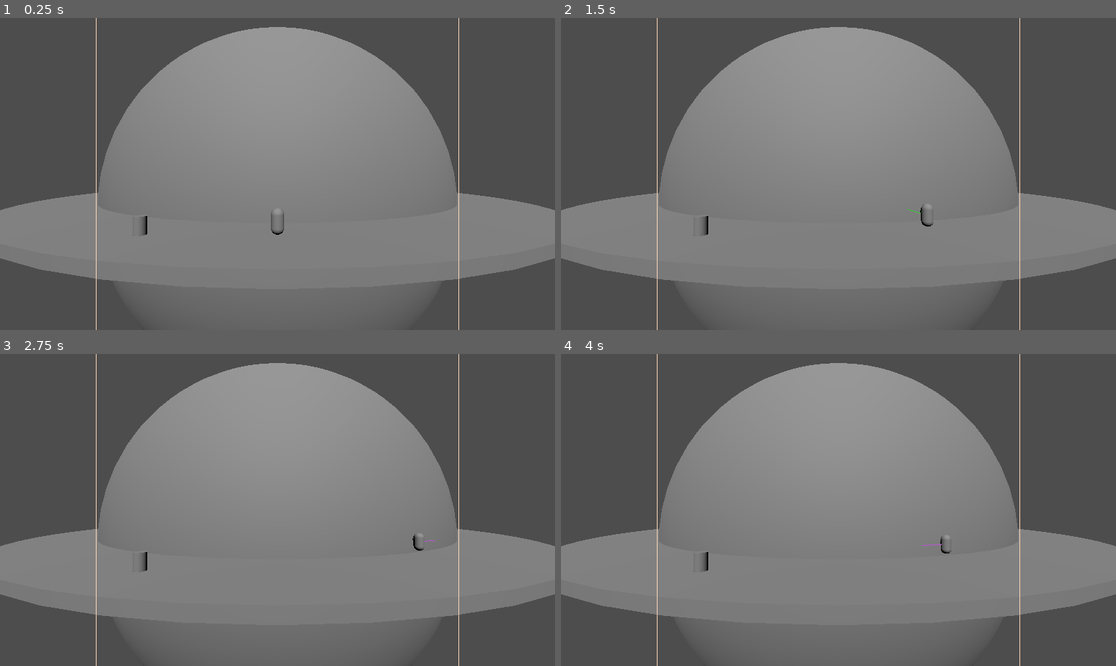
Above: before the commit, frames 1-4 (two rows, left to right).
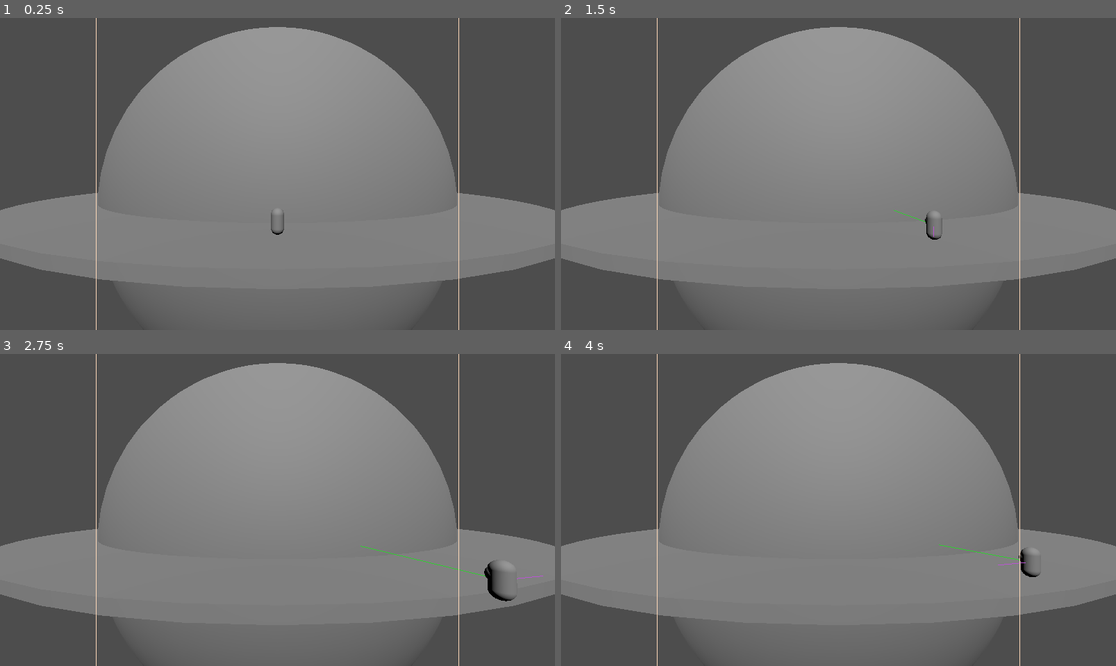
Above: after the commit, the same moments.

Repository: leesgrey/planet
Game: Godot game, scene res://node_3d.tscn
The game is run twice, just before and just after one commit, with the same random seed, the same clock (stepped at 60 frames per second) and the same inputs.
Inputs:
- Up to frame 1 (0.25 s): no input
- Up to frame 2 (1.5 s): tap Enter at 0.5 s; hold D (move_right) 0.53-1.28 s; hold S (move_down) from 1.28 s (still down)
- Up to frame 3 (2.75 s): release S (move_down) at 2.03 s; hold D (move_right) from 2.03 s (still down)
- Up to frame 4 (4 s): release D (move_right) at 2.78 s; hold W (move_up) 2.78-3.53 s; hold A (move_left) from 3.53 s (still down)

The runs differ from the first frame. In frame 1, less than 0.1% of the frame differs, in the area x 23-27%, y 63-70%; in frame 2, 0.2%; in frame 3, 0.5%, in the area x 23-98%, y 57-80%; in frame 4, 0.3%.

Commit message:
fix up down movement

Diff:
--- a/Scripts/camera.gd
+++ b/Scripts/camera.gd
@@ -4,6 +4,7 @@
 @export var margin: float
 @export var debug: CameraDebugControl
 @export var camera: Camera3D
+@export var planet: MeshInstance3D
 
 
 func _ready():
@@ -11,9 +12,7 @@
 
 
 func _physics_process(_delta):
-	var screen_size: Vector2 = DisplayServer.window_get_size()
-	var player_on_screen = camera.unproject_position(player_node.position)
-	if player_on_screen.x < margin:
-		rotate_y(-0.01)  # @todo calculate from player velocity
-	elif player_on_screen.x > screen_size.x - margin:
-		rotate_y(0.01)  # @todo calculate from player velocity
+	var dist_from_origin = position.distance_to(Vector3(0, 0, 0))
+	var planet_radius = planet.mesh.radius
+	var angle = asin(planet_radius / dist_from_origin) * 2
+	print(angle)
--- a/Scripts/character.gd
+++ b/Scripts/character.gd
@@ -10,6 +10,7 @@
 func _physics_process(_delta):
 	var direction = Vector3.ZERO
 
+	#  @todo: change to input axis, combine
 	if Input.is_action_pressed("move_right"):
 		var to_origin: Vector3 = position - to_local(Vector3(0, 0, 0))
 		direction += Vector3.UP.cross(to_origin.normalized())
@@ -19,24 +20,14 @@
 		direction += Vector3.UP.cross(from_origin.normalized())
 
 	if Input.is_action_pressed("move_up"):
-		var screen_position = camera.unproject_position(position)
-		print("screen position: " + str(screen_position))
-		var from_center = screen_position.x - (DisplayServer.window_get_size().x / 2.)
-		print("from center: " + str(from_center))
-		var camera_direction = camera.get_global_transform().basis.z
-		camera_direction.y = 0
-		print("camera direction: " + str(camera_direction))
-		direction += camera_direction.rotated(Vector3(0, 1, 0), from_center * 0.1)
+		var to_camera = position - camera.position
+		to_camera.y = 0
+		direction += to_camera.normalized()
 
 	if Input.is_action_pressed("move_down"):
-		var screen_position = camera.unproject_position(position)
-		print("screen position: " + str(screen_position))
-		var from_center = screen_position.x - (DisplayServer.window_get_size().x / 2.)
-		print("from center: " + str(from_center))
-		var camera_direction = camera.get_global_transform().basis.z
-		camera_direction.y = 0
-		print("camera direction: " + str(camera_direction))
-		direction += -camera_direction.rotated(Vector3(0, 1, 0), from_center * 0.1)
+		var from_camera = camera.position - position
+		from_camera.y = 0
+		direction += from_camera.normalized()
 
 	velocity = direction * speed
 	move_and_slide()
--- a/node_3d.tscn
+++ b/node_3d.tscn
@@ -11,8 +11,6 @@
 
 [sub_resource type="SphereShape3D" id="SphereShape3D_r3fl7"]
 radius = 40.0
-
-[sub_resource type="CylinderMesh" id="CylinderMesh_r3fl7"]
 
 [sub_resource type="CylinderMesh" id="CylinderMesh_a202f"]
 top_radius = 50.0
@@ -36,10 +34,6 @@
 
 [node name="CollisionShape3D" type="CollisionShape3D" parent="StaticBody3D"]
 shape = SubResource("SphereShape3D_r3fl7")
-
-[node name="MeshInstance3D" type="MeshInstance3D" parent="."]
-transform = Transform3D(1, 0, 0, 0, 1, 0, 0, 0, 1, -11.0665, 0, 43.9257)
-mesh = SubResource("CylinderMesh_r3fl7")
 
 [node name="Ring" type="MeshInstance3D" parent="."]
 transform = Transform3D(1, 0, 0, 0, 1, 0, 0, 0, 1, 0, -1, 0)
@@ -72,21 +66,20 @@
 [node name="DirectionalLight3D" type="DirectionalLight3D" parent="."]
 transform = Transform3D(1, 0, 0, 0, 0.67798, 0.73508, 0, -0.73508, 0.67798, 0, 24.1943, 54.9329)
 
-[node name="CameraPivot" type="Node3D" parent="." node_paths=PackedStringArray("player_node", "debug", "camera")]
+[node name="CameraPivot" type="Node3D" parent="." node_paths=PackedStringArray("player_node", "debug", "camera", "planet")]
 script = ExtResource("3_a0tk4")
 player_node = NodePath("../Player")
 margin = 200.0
 debug = NodePath("../Control")
 camera = NodePath("Camera3D")
+planet = NodePath("../StaticBody3D/Planet")
 
 [node name="Camera3D" type="Camera3D" parent="CameraPivot"]
 transform = Transform3D(1, 0, 0, 0, 0.99996, -0.00900584, 0, 0.00900584, 0.99996, 0, 4.2276, 60.3198)
 
 [node name="Control" type="Control" parent="."]
 layout_mode = 3
-anchors_preset = 15
-anchor_right = 1.0
-anchor_bottom = 1.0
-grow_horizontal = 2
-grow_vertical = 2
+anchors_preset = 0
+offset_right = 40.0
+offset_bottom = 40.0
 script = ExtResource("4_r3fl7")
--- a/project.godot
+++ b/project.godot
@@ -11,8 +11,8 @@
 [application]
 
 config/name="planet"
-run/main_scene="uid://cd8tlxxo81x2a"
-config/features=PackedStringArray("4.4", "Forward Plus")
+run/main_scene="res://node_3d.tscn"
+config/features=PackedStringArray("4.3", "Forward Plus")
 config/icon="res://icon.svg"
 
 [input]
Not shown: 1 places in node_3d.tscn that only renumber resources
Not shown, added: .gitignore
